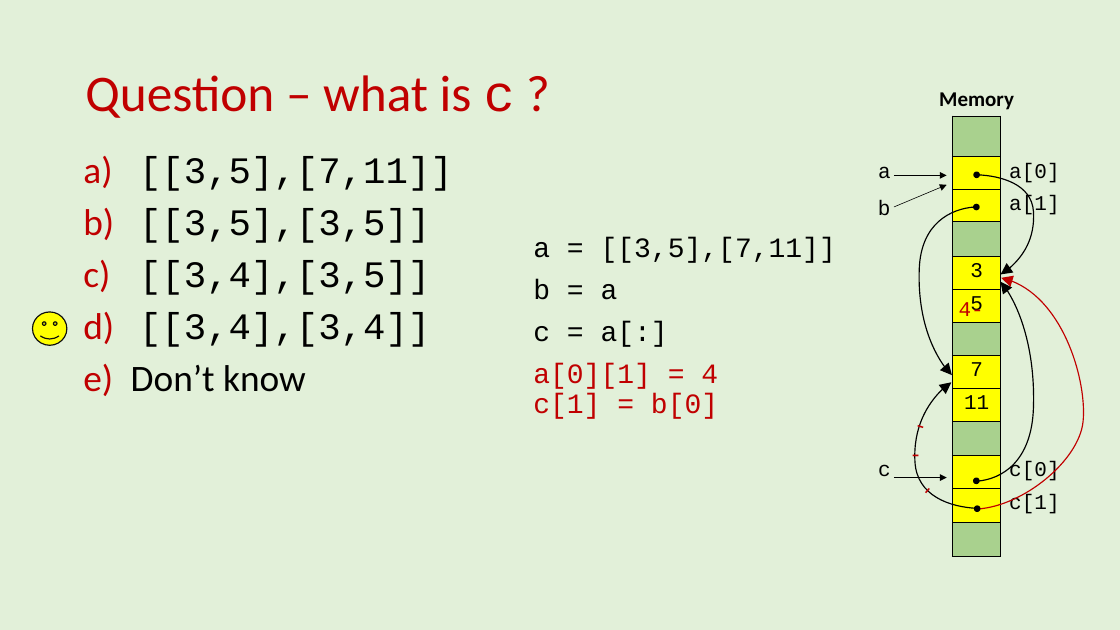
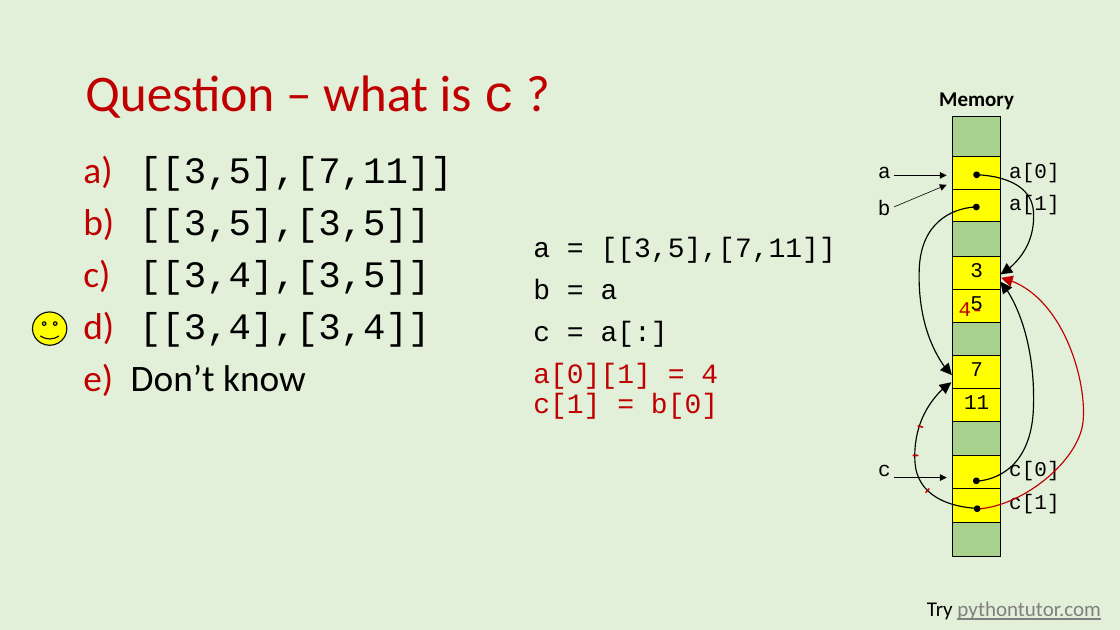
Before and after one commit to gsbrodal/gsbrodal.github.io, a slide deck: slide 10 of ipsa/slides/lists.pptx. Drawn at 1120x630 pixels with LibreOffice and Linux fonts; fonts in the diff are those of the drawing. Boxes give left, top, right and bottom in pixels: in the first picture for what was removed or moved away, otherwise in the second. Text is boxed around its words. In the diff, an @@ line names an element or a change of style, - is before the commit and + after.

```diff
--- a/ipsa/slides/lists.pptx
+++ b/ipsa/slides/lists.pptx
@@ text added at (927, 601, 1100, 620), 18 pt, text #7F7F7F, underline @@
+Try pythontutor.com
```
Also in this commit, not shown: 1 other slide changed, 8 other files.
